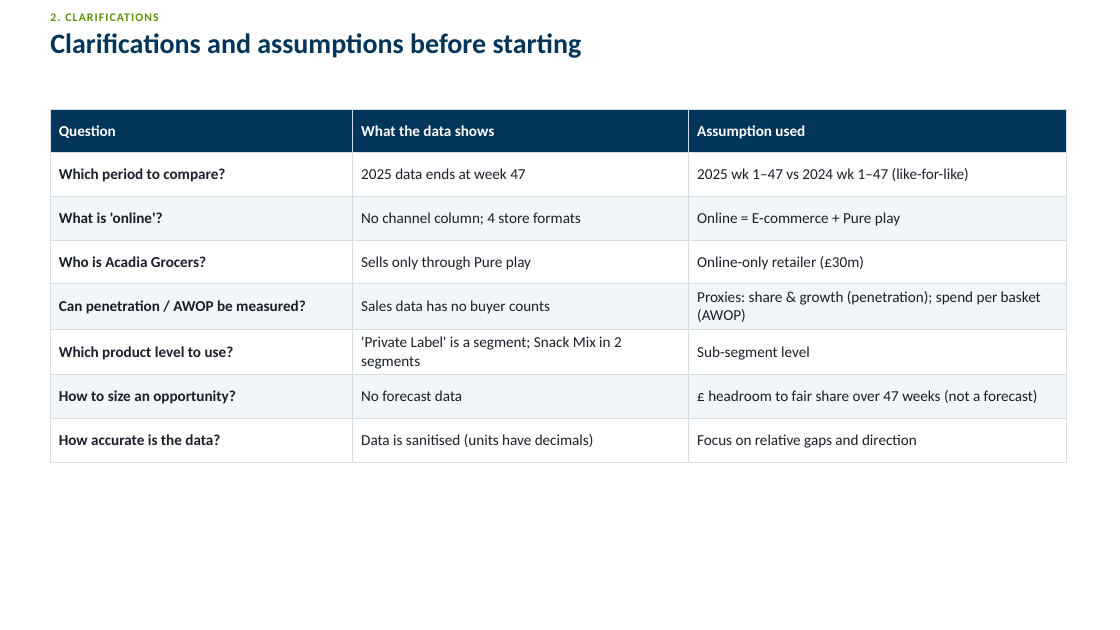
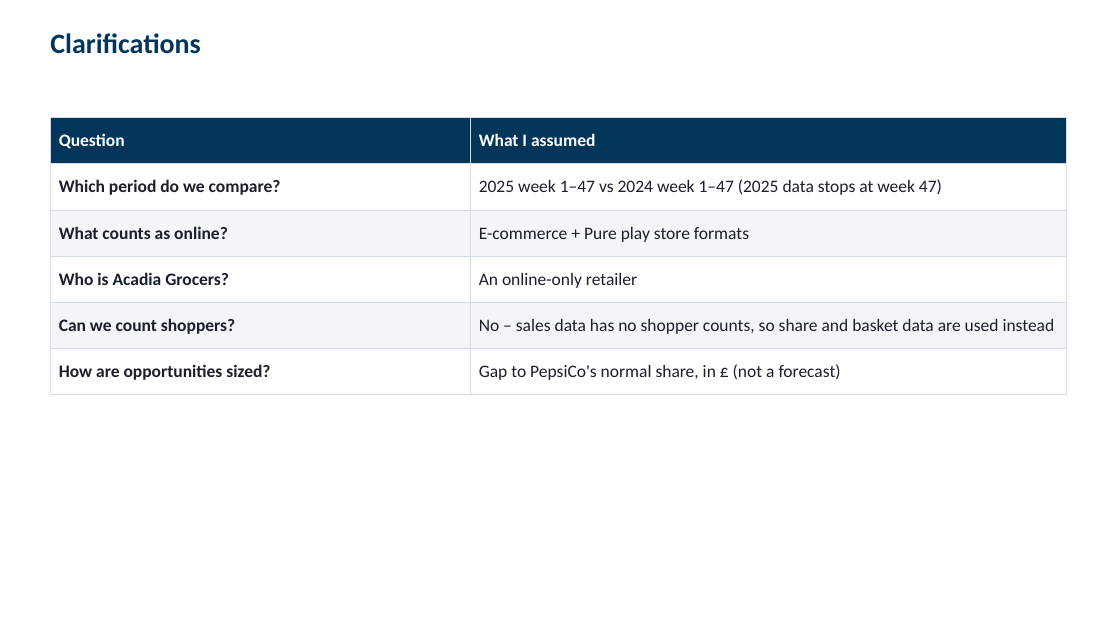
Before and after one commit to harshjunekumar/test-sample, a slide deck: slide 3 of case_study/PepsiCo_Savoury_Case_Study_Deck.pptx. Drawn at 1120x630 pixels with LibreOffice and Linux fonts; fonts in the diff are those of the drawing. Boxes give left, top, right and bottom in pixels: in the first picture for what was removed or moved away, otherwise in the second. Text is boxed around its words. In the diff, an @@ line names an element or a change of style, - is before the commit and + after.

```diff
--- a/case_study/PepsiCo_Savoury_Case_Study_Deck.pptx
+++ b/case_study/PepsiCo_Savoury_Case_Study_Deck.pptx
@@ title "Clarifications" at (x1=50, y1=33, x2=200, y2=54): vertical alignment middle to top @@
@@ title at (x1=50, y1=33, x2=200, y2=54): text changed; size 10 to 24 pt; text colour #5E910D to #02355A @@
-2. CLARIFICATIONS
+Clarifications
@@ title removed at (x1=50, y1=33, x2=582, y2=58) @@
-Clarifications and assumptions before starting
@@ table at (x1=50, y1=118, x2=1067, y2=384) @@
-Question | What the data shows | Assumption used
-Which period to compare? | 2025 data ends at week 47 | 2025 wk 1–47 vs 2024 wk 1–47 (like-for-like)
-What is 'online'? | No channel column; 4 store formats | Online = E-commerce + Pure play
-Who is Acadia Grocers? | Sells only through Pure play | Online-only retailer (£30m)
-Can penetration / AWOP be measured? | Sales data has no buyer counts | Proxies: share & growth (penetration); spend per basket (AWOP)
-Which product level to use? | 'Private Label' is a segment; Snack Mix in 2 segments | Sub-segment level
-How to size an opportunity? | No forecast data | £ headroom to fair share over 47 weeks (not a forecast)
-How accurate is the data? | Data is sanitised (units have decimals) | Focus on relative gaps and direction
+Question | What I assumed
+Which period do we compare? | 2025 week 1–47 vs 2024 week 1–47 (2025 data stops at week 47)
+What counts as online? | E-commerce + Pure play store formats
+Who is Acadia Grocers? | An online-only retailer
+Can we count shoppers? | No – sales data has no shopper counts, so share and basket data are used instead
+How are opportunities sized? | Gap to PepsiCo's normal share, in £ (not a forecast)
@@ table resized from (x1=50, y1=109, x2=1067, y2=452) to (x1=50, y1=118, x2=1067, y2=384) @@
```
Also in this commit, not shown: 6 other slides changed, 2 slides added, 2 slides removed.
